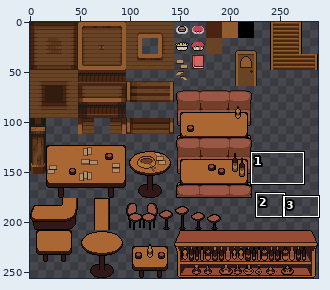
Edited in one commit: sprite sheet (assets/art/environments/tavern_interior_tiles.png). The picture above shows the old version from afar; the outline marks the close-up.
Close-up. As it was:
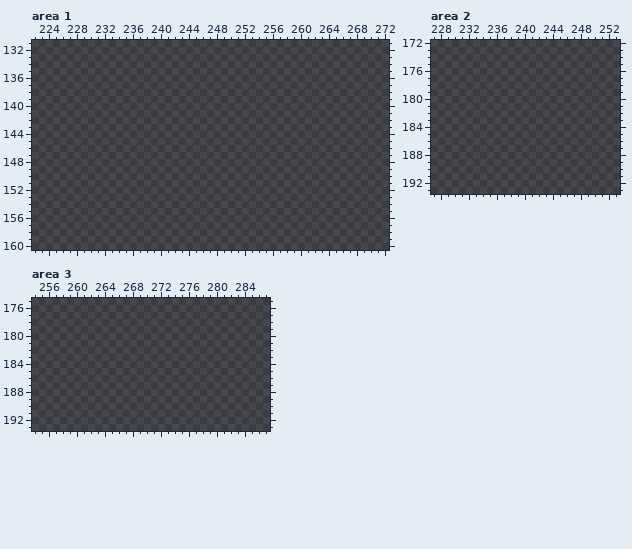
The file is 288x256 pixels. Colours within 5 levels of each other are drawn and written as one. Shown: area 1: x 222..272, y 131..160; area 2: x 227..253, y 172..193; area 3: x 254..287, y 175..193. The commit also changed other parts of the picture, which this record leaves out.
Once edited:
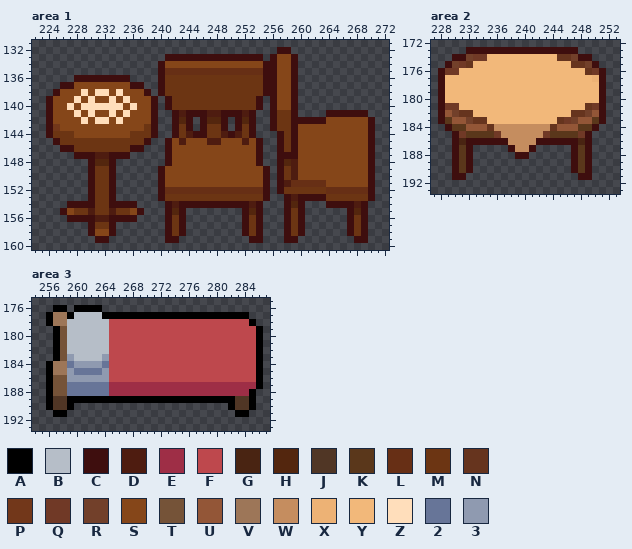
Palette (. is transparent): A #000000  B #b6bec8  C #3e0e0e  D #4e1c10  E #9e2e46  F #be484d  G #492412  H #53260e  J #503625  K #5a371b  L #672f15  M #6c3513  N #66341e  P #72371a  Q #703926  R #72402a  S #854619  T #755338  U #935637  V #9d7658  W #c58d5f  X #edb275  Y #f2b87a  Z #ffdebb  2 #677598  3 #8f9ab0
The edit:
Changed rows in their new state; - is an unchanged pixel.
Area 1:
first column x 224:
132 ---------------------------------CC------------
133 -----------------CCCCCCCCCCCCCC-CSSC-----------
134 ----------------CSSSSSSSSSSSSSSCCSSC-----------
135 ----------------CLLLLLLLLLLLLLLCCSSC-----------
136 ----CCCCCCCC----CMMMMMMMMMMMMMMCCSSC-----------
137 --CCSSSSSSSSCC--CMMMMMMMMMMMMMMCCSSC-----------
138 -CSSSZSZZSZSSSC-CMMMMMMMMMMMMMMCCSSC-----------
139 CSSSZSZSSZSZSSSC-CMMMMMMMMMMMMC-CSSC-----------
140 CSSZSZZZZZZSZSSC-CMMMMMMMMMMMMC-CSSC-----------
141 CSSSZSZSSZSZSSSC--CDCCCDDCCCDC--CMMC----CCCCCC-
142 CSSSSZSZZSZSSSSC--CHC-CHHC-CHC--CMMCCCCCSSSSSSC
143 CPSSSSSSSSSSSSMC--CMC-CMMC-CMC--CMMCSSSSSSSSSSC
144 CMMMSSSSSSSSMMMC--CMDCCMMDCDMC---CMCSSSSSSSSSSC
145 -CMMMMMMMMMMMMC--CSDSSSDDSSSDSC--CMCSSSSSSSSSSC
146 --CCMMMMMMMMCC---CSSSSSSSSSSSSC--CMCSSSSSSSSSSC
147 ----CCCDDCCC-----CSSSSSSSSSSSSC--CCCSSSSSSSSSSC
148 ------CHHC-------CSSSSSSSSSSSSC--CHDSSSSSSSSSSC
149 ------CMMC------CSSSSSSSSSSSSSSC-CMDSSSSSSSSSSC
150 ------CMMC------CSSSSSSSSSSSSSSC-CMDSSSSSSSSSSC
151 ------CMMC------CSSSSSSSSSSSSSSC-CDLLLLLSSSSSSC
152 ------CMMC------CLLLLLLLLLLLLLLC-CMMMMMMLLLLLLC
153 ------CMMC------CMMMMMMMMMMMMMMC--CDCCCCMMMMMMC
154 ---CCCCMMCCCC----CDCCCCCCCCCCDC---CHC---CCCCDC-
155 --CSMMDMMDMMSC---CHC--------CHC---CMC------CHC-
156 ---CCCCDDCCCC----CMC--------CMC---CMC------CMC-
157 ------CMMC-------CMC--------CMC---CMC------CMC-
158 ------CSSC-------CMC--------CMC---CMC------CMC-
159 -------CC--------CC----------CC---CC--------CC-
Area 2:
first column x 228:
173 ----CCCCCCCCCCCCCCCC----
174 --CCRQQYYYYYYYYYYNNRCC--
175 -CRQNYYYYYYYYYYYYYYNNRC-
176 CQQYYYYYYYYYYYYYYYYYYNQC
177 CYYYYYYYYYYYYYYYYYYYYYXC
178 CYYYYYYYYYYYYYYYYYYYYYYC
179 CYYYYYYYYYYYYYYYYYYYYYYC
180 CYYYYYYYYYYYYYYYYYYYYYYC
181 CQQYYYYYYYYYYYYYYYYYYNQC
182 CURNNYYYYYYYYYYYYYYNNRUC
183 CKUURNNYYYYYYYYYYNQRUUKC
184 -CKKUUUNWWWWWWWWNUUUKKC-
185 --CQKKKKQWWWWWWQKKKKQC--
186 --CGCCCCCCWWWWCCCCCCGC--
187 --CKC-----CWWC-----CKC--
188 --CKC------CC------CKC--
189 --CKC--------------CKC--
190 --CKC--------------CKC--
191 --CC----------------CC--
Area 3:
first column x 256:
176 -AA-AAAA-----------------------
177 AVVABBBBAAAAAAAAAAAAAAAAAAAAA--
178 AVVBBBBBBFFFFFFFFFFFFFFFFFFFFA-
179 -ATBBBBBBFFFFFFFFFFFFFFFFFFFFFA
180 -ATBBBBBBFFFFFFFFFFFFFFFFFFFFFA
181 -ATBBBBBBFFFFFFFFFFFFFFFFFFFFFA
182 -ATBBBBBBFFFFFFFFFFFFFFFFFFFFFA
183 -AT3BBBB3FFFFFFFFFFFFFFFFFFFFFA
184 AVV233332FFFFFFFFFFFFFFFFFFFFFA
185 AVV322223FFFFFFFFFFFFFFFFFFFFFA
186 ATT333333FFFFFFFFFFFFFFFFFFFFFA
187 ATT222222EEEEEEEEEEEEEEEEEEEEEA
188 ATT222222EEEEEEEEEEEEEEEEEEEEA-
189 AJJAAAAAAAAAAAAAAAAAAAAAAAAJJA-
190 AJJA----------------------AJJA-
191 -AA------------------------AA--
Pixel boxes of the changes (left, top, right, bottom) in both close-ups:
added: (46, 47, 375, 243)
added: (438, 47, 606, 180)
added: (46, 305, 263, 417)
